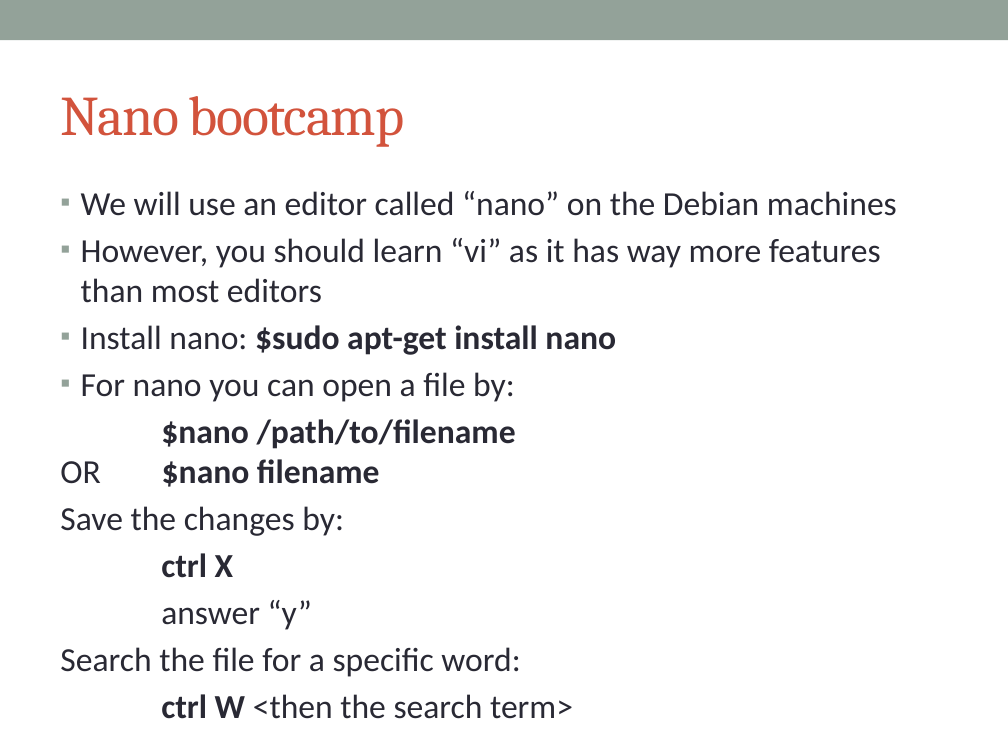
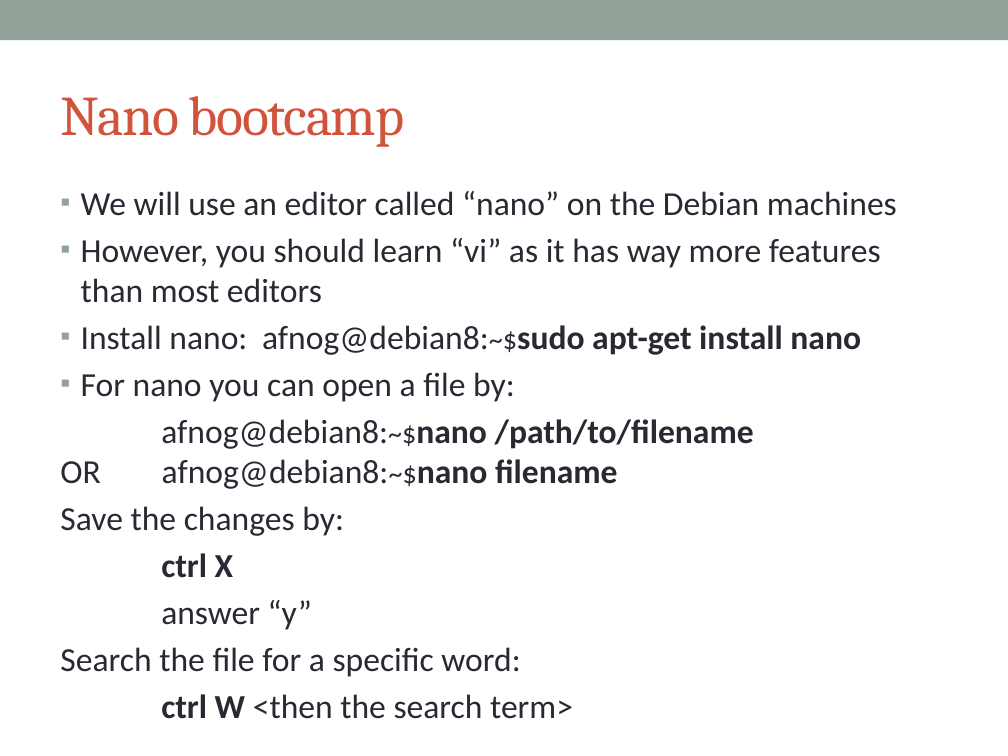
Before and after one commit to afnog/sse, a slide deck: slide 18 of intro/IntroPresentation.pptx. Drawn at 1008x756 pixels with LibreOffice and Linux fonts; fonts in the diff are those of the drawing. Boxes give left, top, right and bottom in pixels: in the first picture for what was removed or moved away, otherwise in the second. Text is boxed around its words. In the diff, an @@ line names an element or a change of style, - is before the commit and + after.

Commit message:
/ ‘intro/IntroPresentation.pptx’

```diff
--- a/intro/IntroPresentation.pptx
+++ b/intro/IntroPresentation.pptx
@@ text at box(81, 325, 861, 355): text changed; bold off @@
-▪ Install nano: $sudo apt-get install nano
+▪ Install nano: afnog@debian8:~$sudo apt-get install nano
@@ text at box(60, 419, 754, 489): text changed; bold off @@
-$nano /path/to/filename
-OR $nano filename
+afnog@debian8:~$nano /path/to/filename
+OR afnog@debian8:~$nano filename
```
Also in this commit, not shown: 1 other slide changed.
